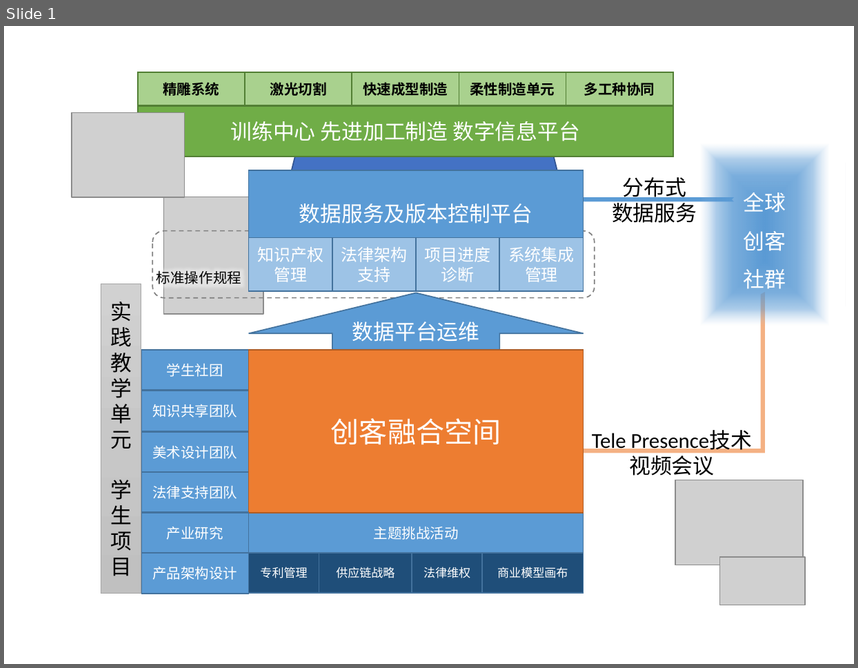
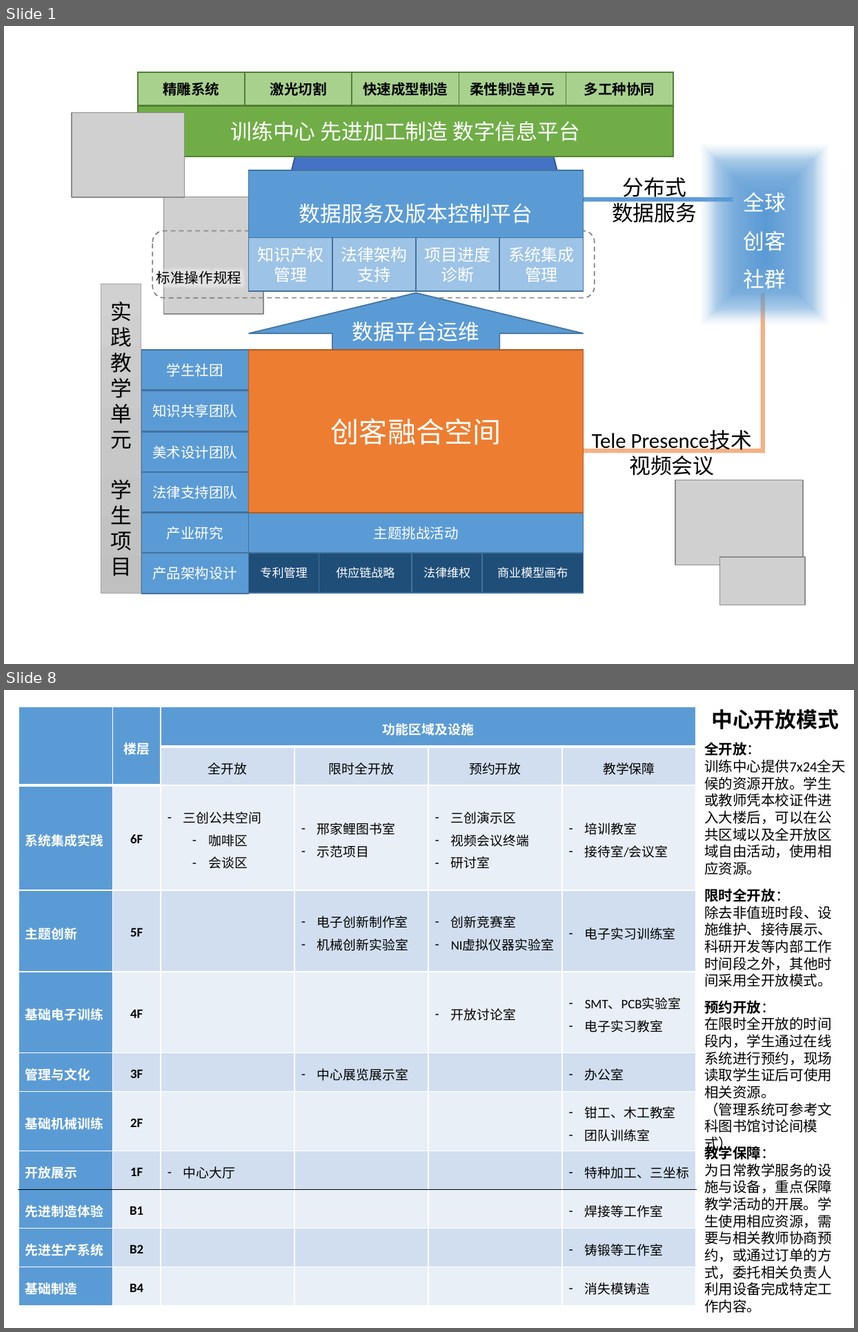
Before and after one commit to woodyme/i.center_my_workzone, a slide deck: 训练中心创客交叉融合空间建设/doc/创客融合空间运行模式.pptx. Shown one above the other, each under a label of ours: slide 1 before the commit, slides 1 and 8 after it; the slides between them are not shown. The pictures are 858x668 and 858x1332 pixels, drawn with LibreOffice and Linux fonts; fonts in the diff are those of the drawing; grey boxes stand for pictures. Boxes give left, top, right and bottom in pixels: in the first picture for what was removed or moved away, otherwise in the second. Text is boxed around its words. In the diff, an @@ line names an element or a change of style, - is before the commit and + after.

Commit message:
update 创客交叉融合空间运行模式

```diff
--- a/训练中心创客交叉融合空间建设/doc/创客融合空间运行模式.pptx
+++ b/训练中心创客交叉融合空间建设/doc/创客融合空间运行模式.pptx
@@ slide 8 added at [4,690,854,1328], background #FFFFFF @@
@@ table added at [18,706,695,1297], 11 rows, 6 columns @@
+ | 楼层 | 功能区域及设施 |  |  | 
+ |  | 全开放 | 限时全开放 | 预约开放 | 教学保障
+系统集成实践 | 6F | 三创公共空间 / 咖啡区 / 会谈区 | 邢家鲤图书室 / 示范项目 | 三创演示区 / 视频会议终端 / 研讨室 | 培训教室 / 接待室/会议室
+主题创新 | 5F |  | 电子创新制作室 / 机械创新实验室 | 创新竞赛室 / NI虚拟仪器实验室 | 电子实习训练室
+基础电子训练 | 4F |  |  | 开放讨论室 | SMT、PCB实验室 / 电子实习教室
+管理与文化 | 3F |  | 中心展览展示室 |  | 办公室
+基础机械训练 | 2F |  |  |  | 钳工、木工教室 / 团队训练室
+开放展示 | 1F | 中心大厅 |  |  | 特种加工、三坐标
+先进制造体验 | B1 |  |  |  | 焊接等工作室
+先进生产系统 | B2 |  |  |  | 铸锻等工作室
+基础制造 | B4 |  |  |  | 消失模铸造
@@ text added at [711,709,839,729], 18 pt, text #000000, bold @@
+中心开放模式
@@ text added at [704,742,845,875], 12 pt, text #000000 @@
+全开放：
+训练中心提供7x24全天候的资源开放。学生或教师凭本校证件进入大楼后，可以在公共区域以及全开放区域自由活动，使用相应资源。
@@ text added at [704,888,832,987], 12 pt, text #000000 @@
+限时全开放：
+除去非值班时段、设施维护、接待展示、科研开发等内部工作时间段之外，其他时间采用全开放模式。
@@ text added at [704,1000,832,1152], 12 pt, text #000000 @@
+预约开放：
+在限时全开放的时间段内，学生通过在线系统进行预约，现场读取学生证后可使用相关资源。
+（管理系统可参考文科图书馆讨论间模式）
@@ text added at [704,1144,832,1312], 12 pt, text #000000 @@
+教学保障：
+为日常教学服务的设施与设备，重点保障教学活动的开展。学生使用相应资源，需要与相关教师协商预约，或通过订单的方式，委托相关负责人利用设备完成特定工作内容。
```
Also in this commit, not shown: 7 other slides added, 6 slides removed, 3 other files.
